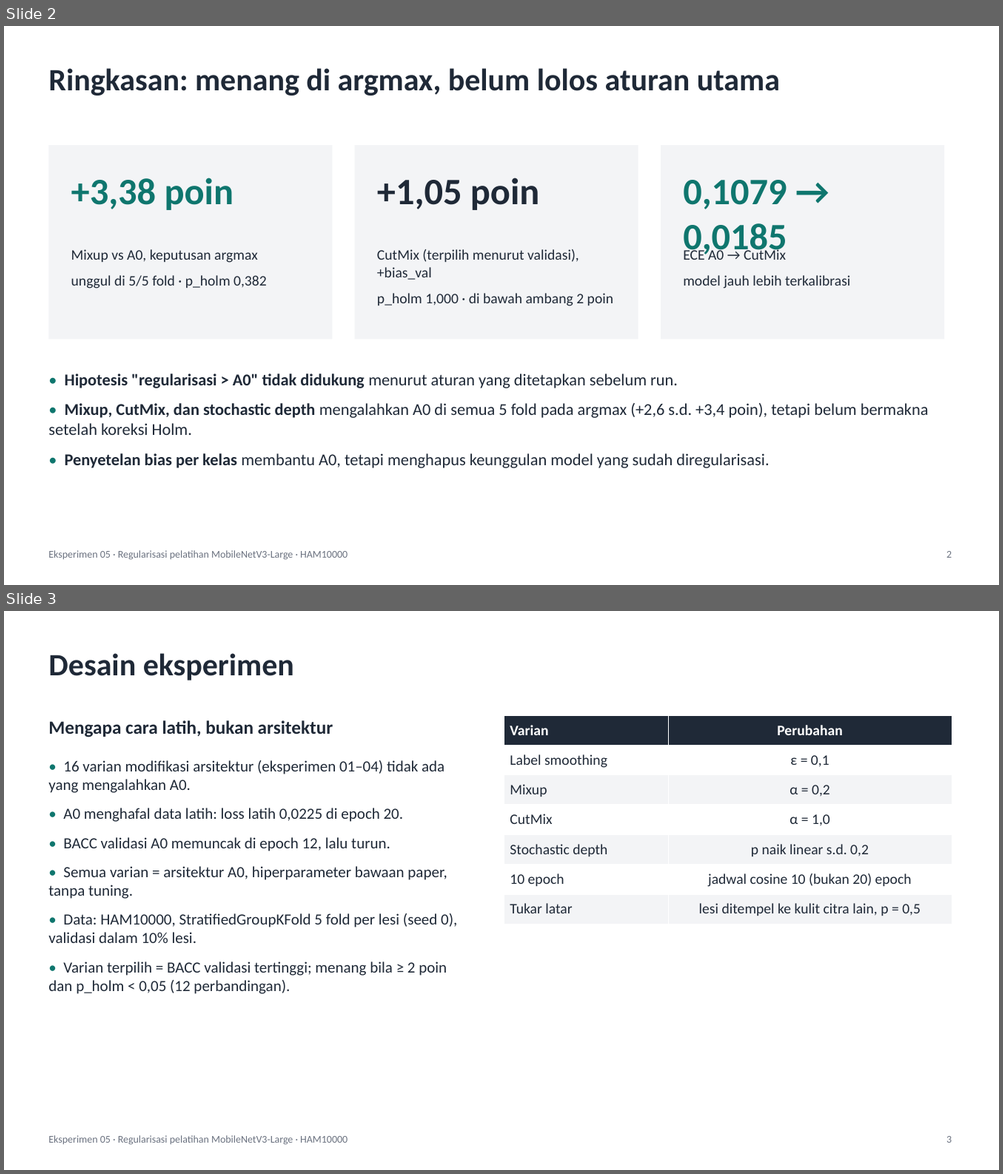
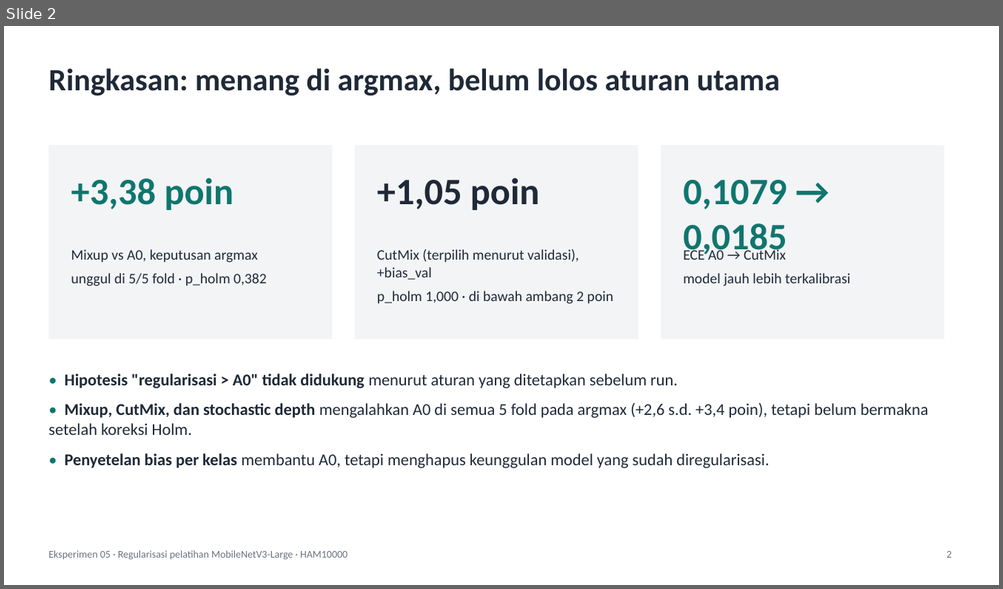
Before and after one commit to robbypambudi/pengelolahan-citra, a slide deck: tugas/pcd-lesi-kulit/hasil/eksperimen-05-regularisasi.pptx. Shown one above the other, each under a label of ours: slides 2 and 3 before the commit, slide 2 after it. The pictures are 1003x1174 and 1003x589 pixels, drawn with LibreOffice and Linux fonts; fonts in the diff are those of the drawing. Boxes give left, top, right and bottom in pixels: in the first picture for what was removed or moved away, otherwise in the second. Text is boxed around its words. In the diff, an @@ line names an element or a change of style, - is before the commit and + after.

```diff
--- a/tugas/pcd-lesi-kulit/hasil/eksperimen-05-regularisasi.pptx
+++ b/tugas/pcd-lesi-kulit/hasil/eksperimen-05-regularisasi.pptx
@@ slide 3 removed at (4, 611, 999, 1170), background #FFFFFF @@
@@ text removed at (48, 653, 294, 681) @@
-Desain eksperimen
@@ text removed at (48, 721, 333, 738) @@
-Mengapa cara latih, bukan arsitektur
@@ table removed at (504, 715, 951, 924), 7 rows, 2 columns @@
-Varian | Perubahan
-Label smoothing | ε = 0,1
-Mixup | α = 0,2
-CutMix | α = 1,0
-Stochastic depth | p naik linear s.d. 0,2
-10 epoch | jadwal cosine 10 (bukan 20) epoch
-Tukar latar | lesi ditempel ke kulit citra lain, p = 0,5
@@ text removed at (48, 760, 457, 994) @@
-• 16 varian modifikasi arsitektur (eksperimen 01–04) tidak ada yang mengalahkan A0.
-• A0 menghafal data latih: loss latih 0,0225 di epoch 20.
-• BACC validasi A0 memuncak di epoch 12, lalu turun.
-• Semua varian = arsitektur A0, hiperparameter bawaan paper, tanpa tuning.
-• Data: HAM10000, StratifiedGroupKFold 5 fold per lesi (seed 0), validasi dalam 10% lesi.
-• Varian terpilih = BACC validasi tertinggi; menang bila ≥ 2 poin dan p_holm < 0,05 (12 perbandingan).
@@ text removed at (48, 1136, 347, 1145) @@
-Eksperimen 05 · Regularisasi pelatihan MobileNetV3-Large · HAM10000
@@ text removed at (946, 1136, 951, 1143) @@
-3
@@ slide 2 changed as well @@
@@ less space between paragraphs in 3 elements at (71, 249, 267, 286), (377, 249, 613, 304), (683, 248, 850, 286) @@
```
Also in this commit, not shown: 6 other slides changed, 7 slides added, 1 other slide removed, 8 other files.
